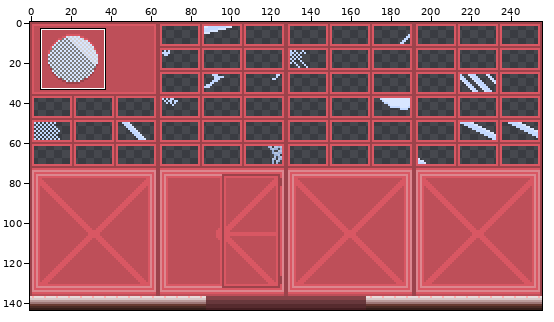
Two versions of one sprite sheet, assets/stage.png. The first picture is a wide view before the edit; the outline marks the close-up.
Close-up. Old version:
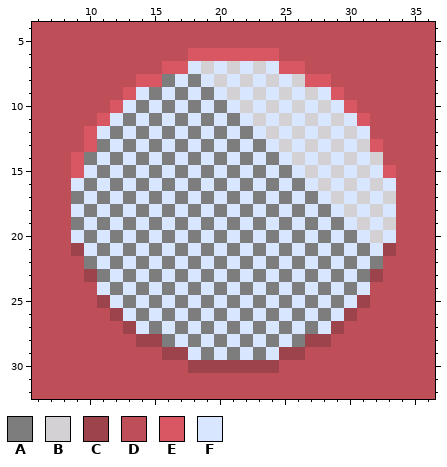
The file is 256x144 pixels. Colours within 5 levels of each other are drawn and written as one. Shown: x 6..36, y 4..32. The commit also changed other parts of the picture, which this record leaves out.
Palette (. is transparent): A #7d7d7d  B #d3d1d4  C #9c434b  D #be4f59  E #d95763  F #d8e6ff
Pixels before, first column x 6:
 4 DDDDDDDDDDDDDDDDDDDDDDDDDDDDDDD
 5 DDDDDDDDDDDDDDDDDDDDDDDDDDDDDDD
 6 DDDDDDDDDDDDEEEEEEEDDDDDDDDDDDD
 7 DDDDDDDDDDEEFBFBFBFEEDDDDDDDDDD
 8 DDDDDDDDEEAFAFBFBFBFBEEDDDDDDDD
 9 DDDDDDDEFAFAFAFBFBFBFBFEDDDDDDD
10 DDDDDDEFAFAFAFAFBFBFBFBFEDDDDDD
11 DDDDDEFAFAFAFAFAFBFBFBFBFEDDDDD
12 DDDDEFAFAFAFAFAFAFBFBFBFBFDDDDD
13 DDDDEAFAFAFAFAFAFAFBFBFBFBEDDDD
14 DDDEAFAFAFAFAFAFAFAFBFBFBFBDDDD
15 DDDEFAFAFAFAFAFAFAFAFBFBFBFEDDD
16 DDDFAFAFAFAFAFAFAFAFAFBFBFBFDDD
17 DDDAFAFAFAFAFAFAFAFAFAFBFBFBDDD
18 DDDFAFAFAFAFAFAFAFAFAFAFBFBFDDD
19 DDDAFAFAFAFAFAFAFAFAFAFAFBFBDDD
20 DDDFAFAFAFAFAFAFAFAFAFAFAFBFDDD
21 DDDCFAFAFAFAFAFAFAFAFAFAFAFCDDD
22 DDDDAFAFAFAFAFAFAFAFAFAFAFADDDD
23 DDDDCAFAFAFAFAFAFAFAFAFAFACDDDD
24 DDDDDFAFAFAFAFAFAFAFAFAFAFDDDDD
25 DDDDDCFAFAFAFAFAFAFAFAFAFCDDDDD
26 DDDDDDCFAFAFAFAFAFAFAFAFCDDDDDD
27 DDDDDDDCFAFAFAFAFAFAFAFCDDDDDDD
28 DDDDDDDDCCAFAFAFAFAFACCDDDDDDDD
29 DDDDDDDDDDCCFAFAFAFCCDDDDDDDDDD
30 DDDDDDDDDDDDCCCCCCCDDDDDDDDDDDD
31 DDDDDDDDDDDDDDDDDDDDDDDDDDDDDDD
32 DDDDDDDDDDDDDDDDDDDDDDDDDDDDDDD
Once edited:
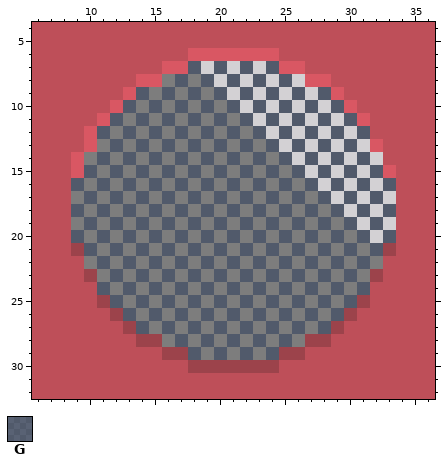
Colours new in this view: G #859ecb4d
The exact change:
Changed rows in their new state; - is an unchanged pixel.
first column x 9:
 7 ---------G-G-G-G---------
 8 --------G-G-G-G-G--------
 9 -----G-G-G-G-G-G-G-G-----
10 ----G-G-G-G-G-G-G-G-G----
11 ---G-G-G-G-G-G-G-G-G-G---
12 --G-G-G-G-G-G-G-G-G-G-G--
13 ---G-G-G-G-G-G-G-G-G-G---
14 --G-G-G-G-G-G-G-G-G-G-G--
15 -G-G-G-G-G-G-G-G-G-G-G-G-
16 G-G-G-G-G-G-G-G-G-G-G-G-G
17 -G-G-G-G-G-G-G-G-G-G-G-G-
18 G-G-G-G-G-G-G-G-G-G-G-G-G
19 -G-G-G-G-G-G-G-G-G-G-G-G-
20 G-G-G-G-G-G-G-G-G-G-G-G-G
21 -G-G-G-G-G-G-G-G-G-G-G-G-
22 --G-G-G-G-G-G-G-G-G-G-G--
23 ---G-G-G-G-G-G-G-G-G-G---
24 --G-G-G-G-G-G-G-G-G-G-G--
25 ---G-G-G-G-G-G-G-G-G-G---
26 ----G-G-G-G-G-G-G-G-G----
27 -----G-G-G-G-G-G-G-G-----
28 --------G-G-G-G-G--------
29 ---------G-G-G-G---------
